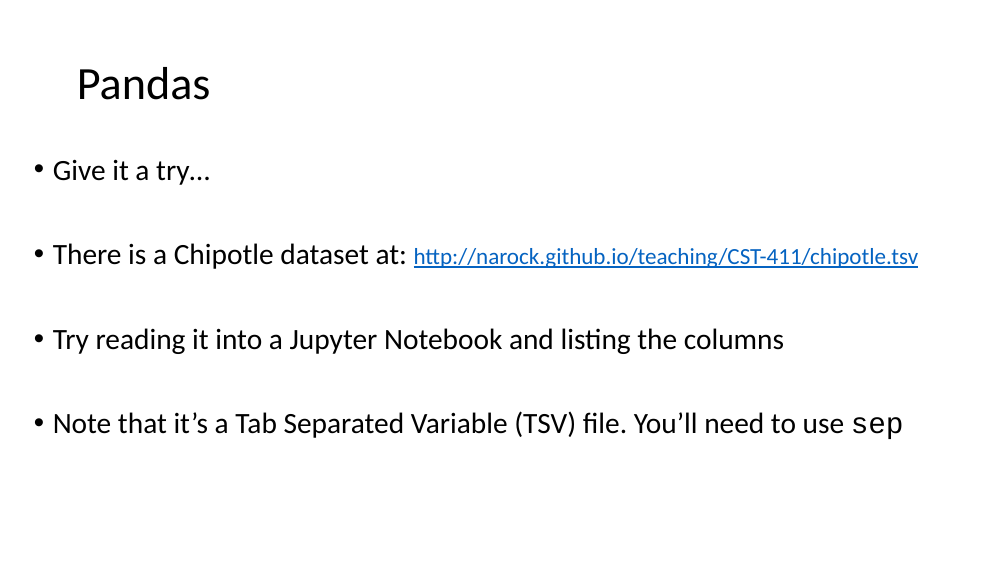
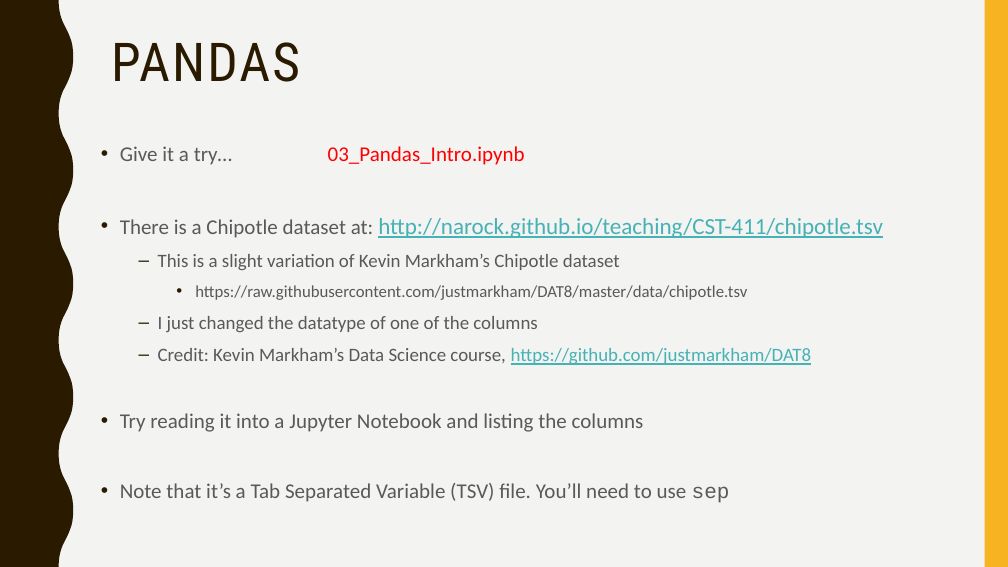
Before and after one commit to narock/scientific_computing_course, a slide deck: slide 11 of Scientific_Computing_02.pptx (slide 10 before the commit). Drawn at 1008x567 pixels with LibreOffice and Linux fonts; fonts in the diff are those of the drawing. Boxes give left, top, right and bottom in pixels: in the first picture for what was removed or moved away, otherwise in the second. Text is boxed around its words. In the diff, an @@ line names an element or a change of style, - is before the commit and + after.

Commit message:
Added new files for lecture 2

```diff
--- a/Scientific_Computing_02.pptx
+++ b/Scientific_Computing_02.pptx
@@ background #FFFFFF to #F3F3F2 @@
@@ freeform shape added at (0, 0, 73, 567), fill #2A1A00 @@
@@ rectangle added at (985, 0, 1008, 567), fill #F8B323 @@
@@ title "PANDAS" at (111, 42, 300, 82): vertical alignment middle to top @@
@@ title at (111, 42, 300, 82): text changed; size 44 to 51 pt; font Calibri to Roboto Condensed; text colour #000000 to #2A1A00 @@
-Pandas
+PANDAS
@@ text "Give it a try… 03_Pandas_Intro.ipynb": place and size @@
-text "Give it a try… 03_Pandas_Intro.ipynb" at (53, 159, 919, 439)
+text "Give it a try… 03_Pandas_Intro.ipynb" at (120, 146, 883, 503)
@@ text at (120, 146, 525, 165): text changed; size 28 to 20 pt; text colour #000000 to #FF0000 @@
-• Give it a try…
+• Give it a try… 03_Pandas_Intro.ipynb
@@ text at (120, 218, 883, 503): size 28 to 20 pt, text colour #000000 to #595959 in "There is a Chipotle dataset at:", "Try reading it into a Jupyter Notebook ...", "Note that it’s a Tab Separated Variable ..."; text colour #0563C1 to #46B2B5 in "http://narock.github.io/teaching/CST-411/chipotle.tsv"; line spacing 0.9 to 1.1; less space between paragraphs @@
@@ text at (158, 254, 812, 365): paragraphs added @@
+  – This is a slight variation of Kevin Markham’s Chipotle dataset
+    • https://raw.githubusercontent.com/justmarkham/DAT8/master/data/chipotle.tsv
+  – I just changed the datatype of one of the columns
+  – Credit: Kevin Markham’s Data Science course, https://github.com/justmarkham/DAT8
```
Also in this commit, not shown: 13 other slides changed, 1 slide added, 3 other files.
